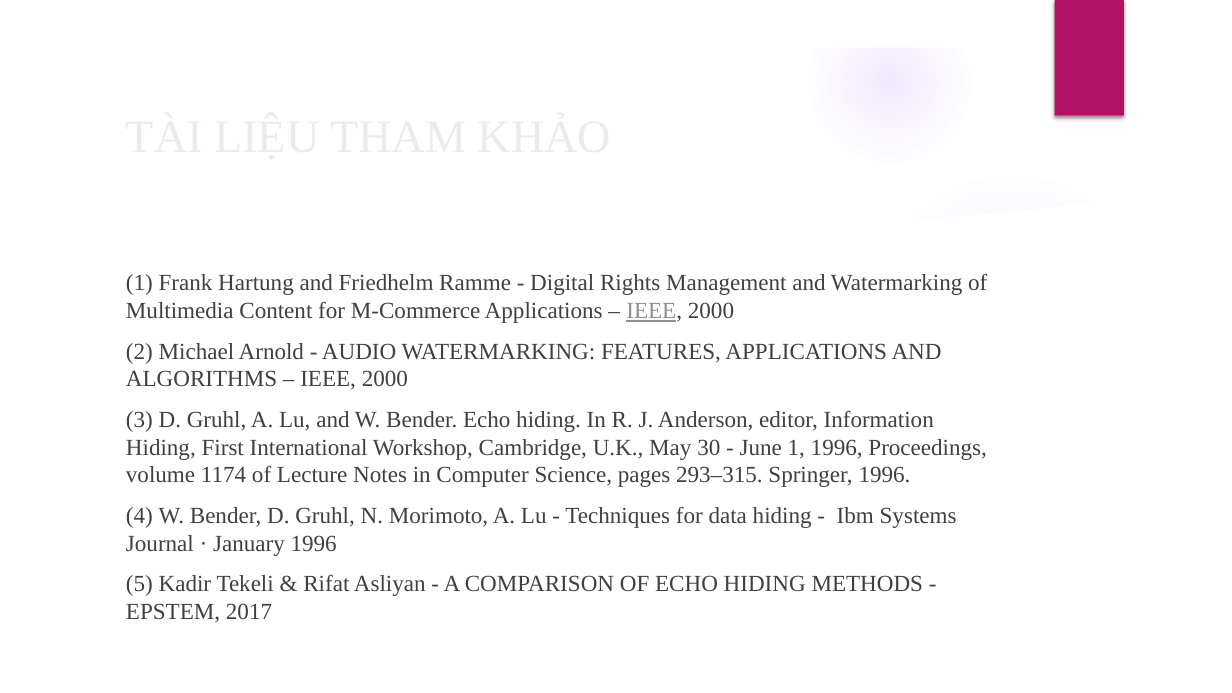
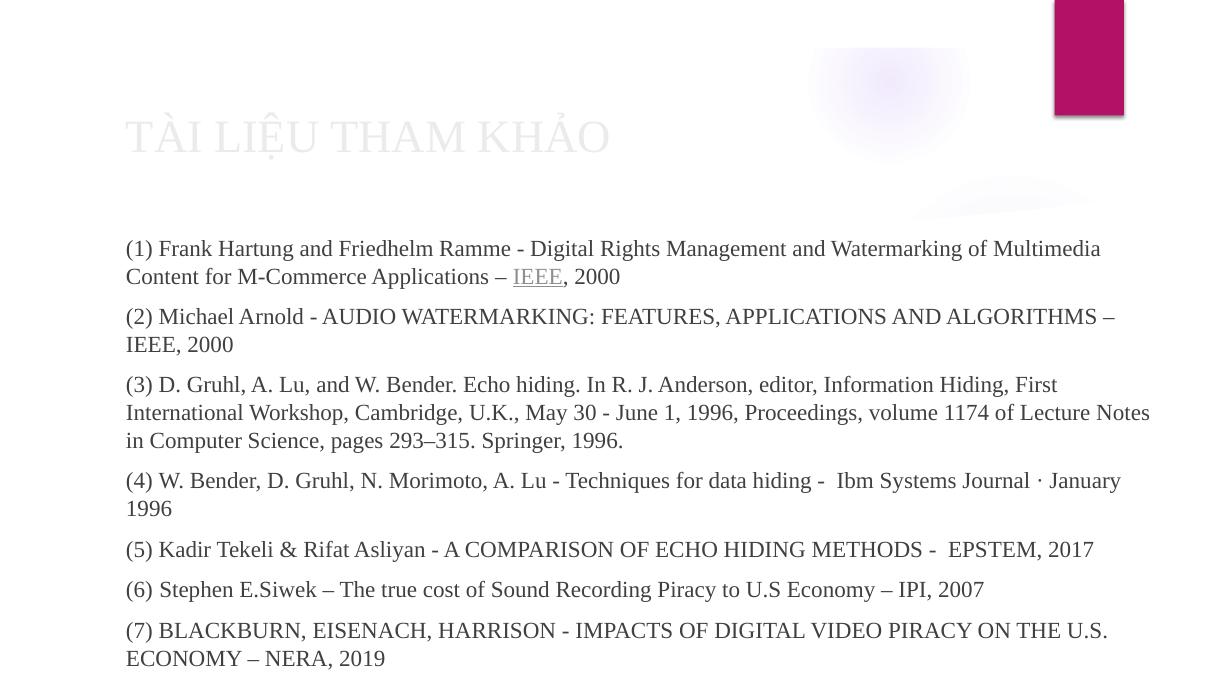
Before and after one commit to TruongThanhNam97/angular-audio, a slide deck: slide 35 of document/BC-LVTN.pptx (slide 34 before the commit). Drawn at 1232x693 pixels with LibreOffice and Linux fonts; fonts in the diff are those of the drawing; background and template pictures are left out. Boxes give left, top, right and bottom in pixels: in the first picture for what was removed or moved away, otherwise in the second. Text is boxed around its words. In the diff, an @@ line names an element or a change of style, - is before the commit and + after.

```diff
--- a/document/BC-LVTN.pptx
+++ b/document/BC-LVTN.pptx
@@ text "(1) Frank Hartung and Friedhelm ...": place and size @@
-text "(1) Frank Hartung and Friedhelm ..." at (126, 273, 987, 623)
+text "(1) Frank Hartung and Friedhelm ..." at (126, 239, 1150, 670)
@@ text at (126, 580, 1108, 670): paragraphs added @@
+(6) Stephen E.Siwek – The true cost of Sound Recording Piracy to U.S Economy – IPI, 2007
+(7) BLACKBURN, EISENACH, HARRISON - IMPACTS OF DIGITAL VIDEO PIRACY ON THE U.S. ECONOMY – NERA, 2019
```
Also in this commit, not shown: 7 other slides changed, 1 slide added, 3 other files.
